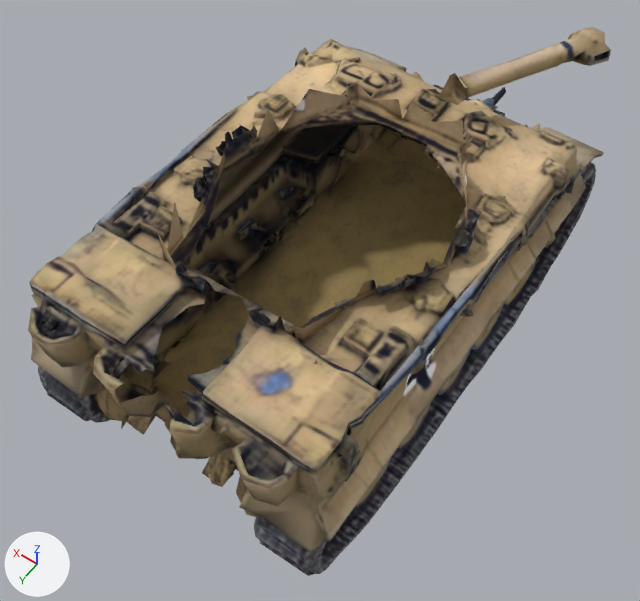
Before and after pictures for a commit that changed the OBJ model unity/Assets/_Game/Resources/Models/tiger_hull.obj.
Both versions are drawn from a 50 mm camera at (-3.42, 5.01, 6.2) aimed at (0.03, 0.18, -1.39). Every picture has the same lights, and +X, +Y and +Z are marked at lower left. The older version comes first. Where no turn or scale is listed for an object, it has been applied to the vertices. Vertices at exactly the same position are counted once.

The first picture shows 'tiger_hull'.
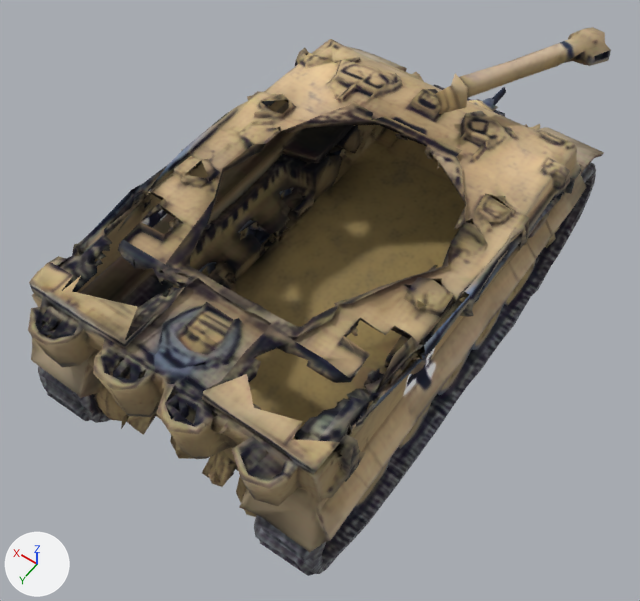
The newer file is also turned or shifted as a whole; pictures and numbers use the older file's frame.

What differs and where, as boxes [x1, y1, x2, y2] in the pictures (640 x 601 px):
part 1 of me_tiger_hull, cut back
    before: [50, 73, 482, 442]
    after: [114, 73, 468, 430]

Patch to the scene script:
```diff
--- a/unity/Assets/_Game/Resources/Models/tiger_hull.obj.py
+++ b/unity/Assets/_Game/Resources/Models/tiger_hull.obj.py
@@ me_tiger_hull @@
 # used by ob_tiger_hull; location = (0.0, 0.0, 0.0)
-me_tiger_hull.from_pydata(...)  # 8410 vertices, 17741 faces; spans x -1.73..1.93, y -3.56..2.74, z -2.43..0.46
+me_tiger_hull.from_pydata(...)  # 8226 vertices, 17393 faces; spans x -1.73..1.93, y -3.56..2.74, z -2.43..0.46
+# me_tiger_hull part 1: 1 vertex moved from x -0.04, y -1.65, z 0.01 to x -0.25, y -1.56, z 0.23; 273 vertices removed from x -1.55..1.76, y -2.01..2.02, z -0.16..0.38; 93 vertices added at x -0.42..0.95, y -1.83..2.69, z -0.48..0.37
+# other edits to the shape of me_tiger_hull do not show in these pictures
 me_tiger_hull.materials.append(mat_tiger_hull)
```
